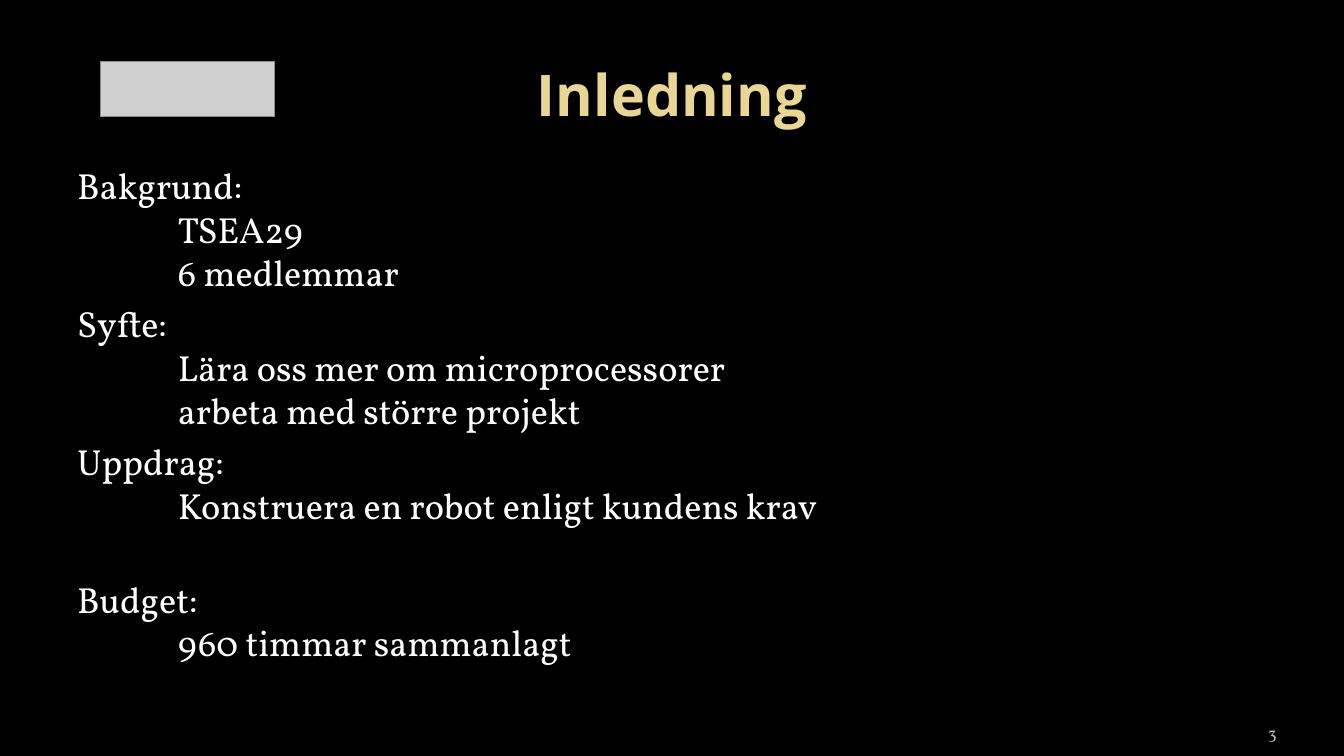
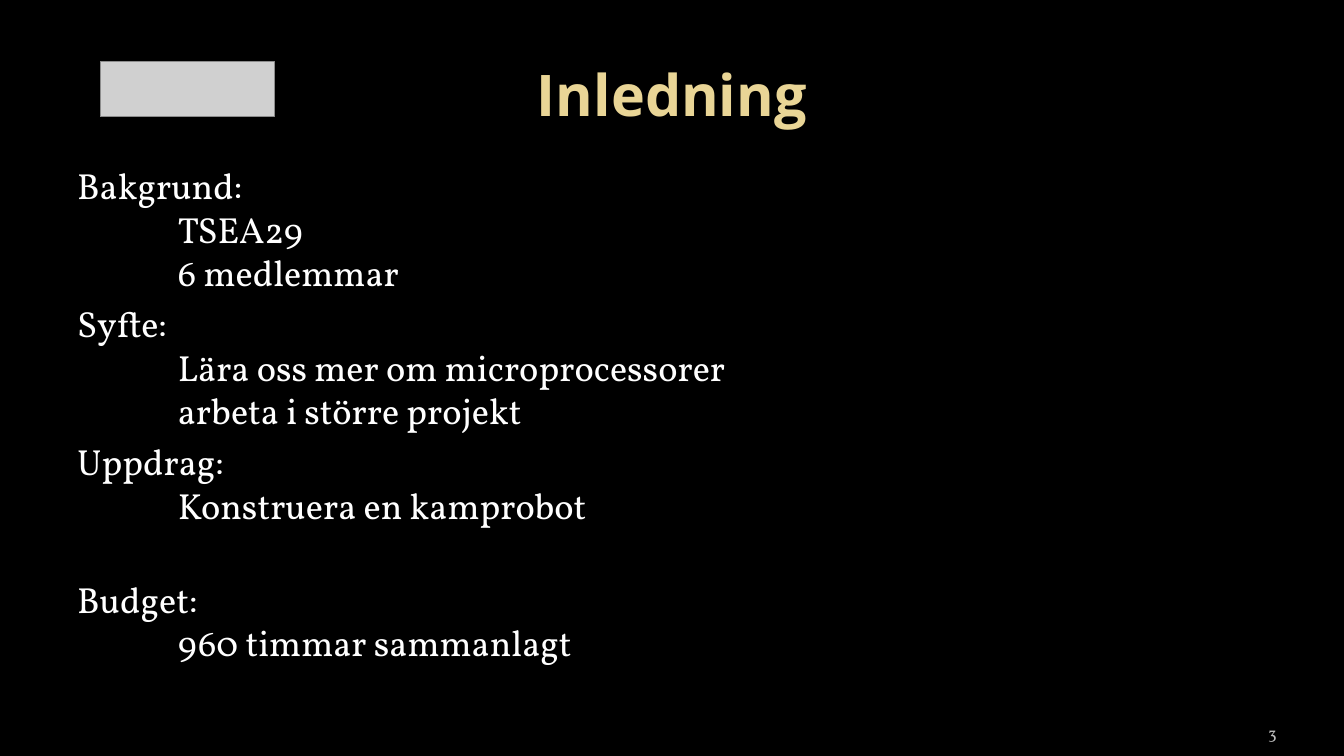
Before and after one commit to towni0/TSEA29---MrRobot, a slide deck: slide 3 of docs/TSEA29 - presentation v.01.pptx. Drawn at 1344x756 pixels with LibreOffice and Linux fonts; fonts in the diff are those of the drawing; grey boxes stand for pictures; background and template pictures are left out. Boxes give left, top, right and bottom in pixels: in the first picture for what was removed or moved away, otherwise in the second. Text is boxed around its words. In the diff, an @@ line names an element or a change of style, - is before the commit and + after.

```diff
--- a/docs/TSEA29 - presentation v.01.pptx
+++ b/docs/TSEA29 - presentation v.01.pptx
@@ text at box(77, 311, 725, 528): text changed @@
-Syfte:
-Lära oss mer om microprocessorer
-arbeta med större projekt
-Uppdrag:
-Konstruera en robot enligt kundens krav
+Syfte:
+Lära oss mer om microprocessorer
+arbeta i större projekt
+Uppdrag:
+Konstruera en kamprobot
```
Also in this commit, not shown: 6 other slides changed.
